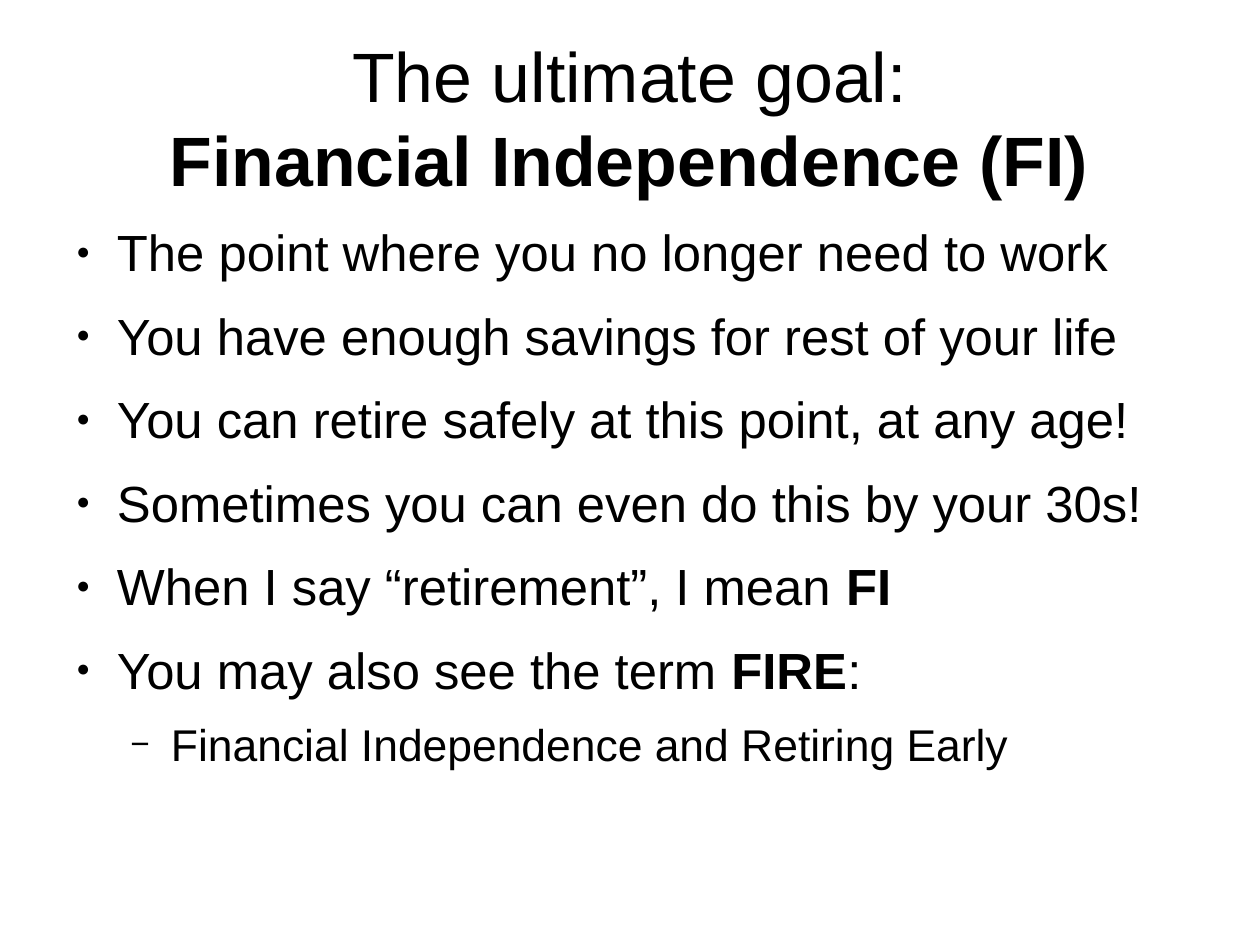
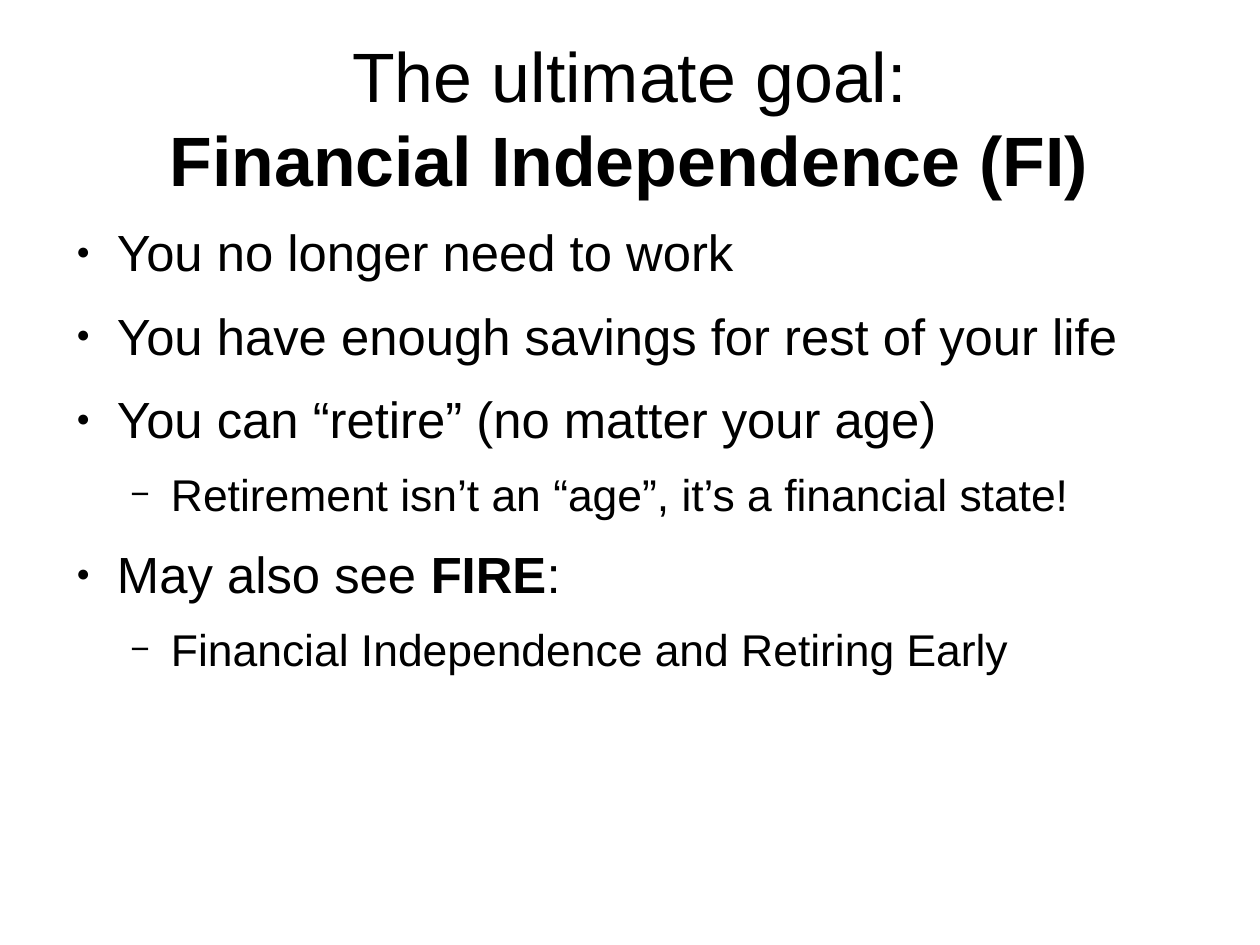
Before and after one commit to rettigs/presentations, a slide deck: slide 24 of finance_talk.odp. Drawn at 1260x945 pixels with LibreOffice and Linux fonts; fonts in the diff are those of the drawing. Boxes give left, top, right and bottom in pixels: in the first picture for what was removed or moved away, otherwise in the second. Text is boxed around its words. In the diff, an @@ line names an element or a change of style, - is before the commit and + after.

```diff
--- a/finance_talk.odp
+++ b/finance_talk.odp
@@ text at (x1=117, y1=234, x2=733, y2=282): text changed @@
-● The point where you no longer need to work
+● You no longer need to work
@@ text at (x1=117, y1=401, x2=1069, y2=604): text changed @@
-● You can retire safely at this point, at any age!
-● Sometimes you can even do this by your 30s!
-● When I say “retirement”, I mean FI
-● You may also see the term FIRE:
+● You can “retire” (no matter your age)
+  − Retirement isn’t an “age”, it’s a financial state!
+● May also see FIRE:
```
Also in this commit, not shown: 50 other slides changed, 8 slides added, 9 slides removed.
